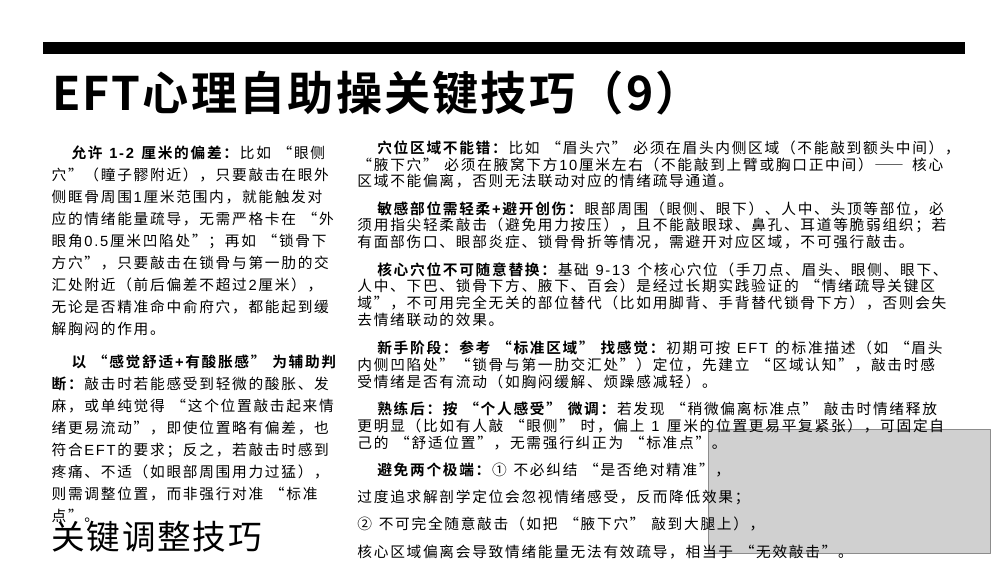
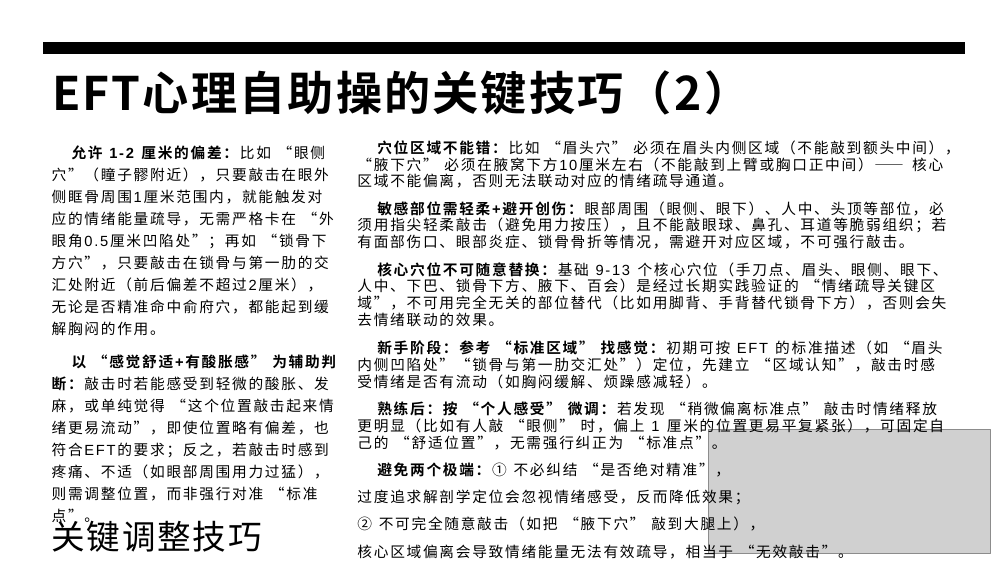
Before and after one commit to panxibei/writing, a slide deck: slide 34 of 44_心理学/28_浥尘伙伴社团原创：音乐治疗/PPT/浥尘伙伴社团原创：情绪释放疗法（EFT）心理训练.pptx (slide 33 before the commit). Drawn at 1008x567 pixels with LibreOffice and Linux fonts; fonts in the diff are those of the drawing; grey boxes stand for pictures. Boxes give left, top, right and bottom in pixels: in the first picture for what was removed or moved away, otherwise in the second. Text is boxed around its words. In the diff, an @@ line names an element or a change of style, - is before the commit and + after.

```diff
--- a/44_心理学/28_浥尘伙伴社团原创：音乐治疗/PPT/浥尘伙伴社团原创：情绪释放疗法（EFT）心理训练.pptx
+++ b/44_心理学/28_浥尘伙伴社团原创：音乐治疗/PPT/浥尘伙伴社团原创：情绪释放疗法（EFT）心理训练.pptx
@@ title at bbox=[52, 70, 750, 115]: text changed @@
-EFT心理自助操关键技巧（9）
+EFT心理自助操的关键技巧（2）
```
Also in this commit, not shown: 23 other slides changed, 2 slides added.
